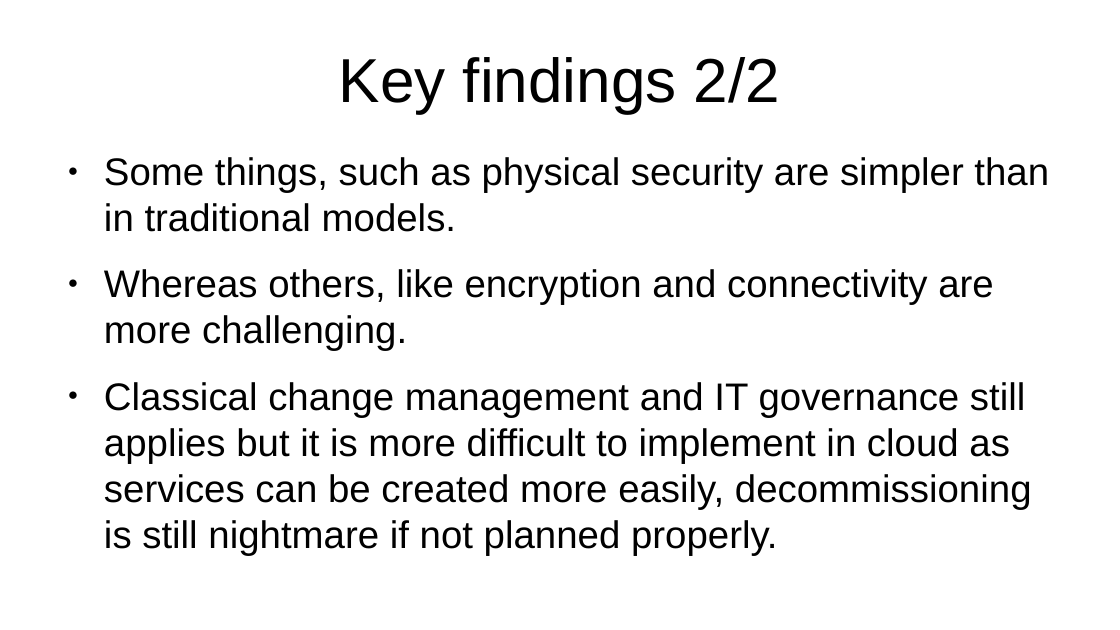
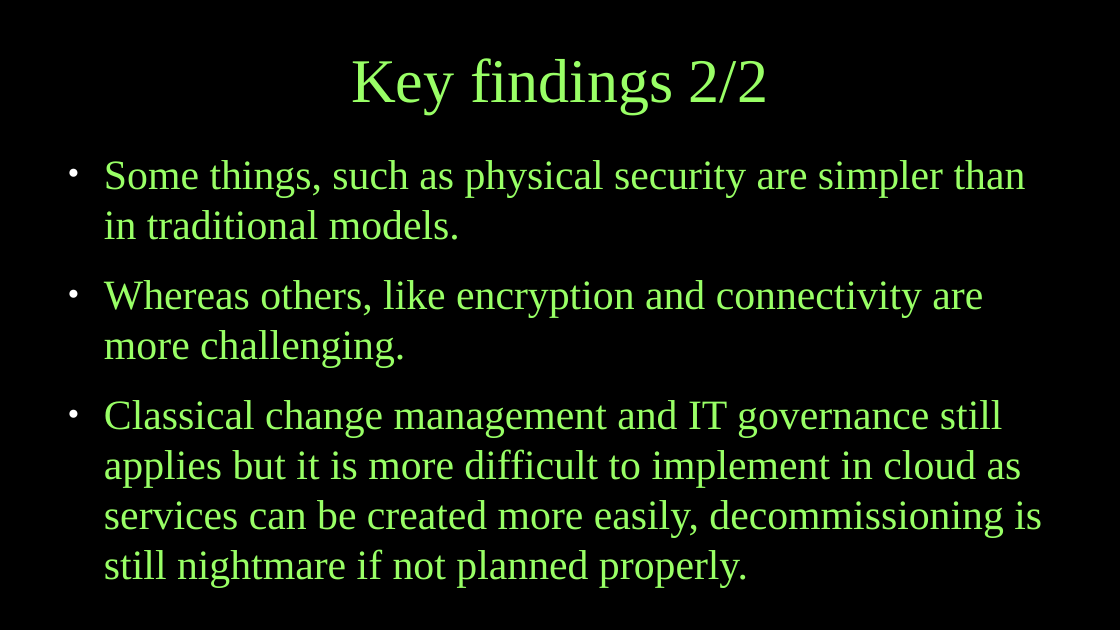
Before and after one commit to kissavideot/thesis, a slide deck: slide 7 of thesis_seminar.odp. Drawn at 1120x630 pixels with LibreOffice and Linux fonts; fonts in the diff are those of the drawing. Boxes give left, top, right and bottom in pixels: in the first picture for what was removed or moved away, otherwise in the second. Text is boxed around its words. In the diff, an @@ line names an element or a change of style, - is before the commit and + after.

```diff
--- a/thesis_seminar.odp
+++ b/thesis_seminar.odp
@@ background #FFFFFF to #000000 @@
@@ title "Key findings 2/2" at [351,58,768,114]: font Arial to Times New Roman, text colour #000000 to #99FF66 @@
@@ text "Some things, such as physical ..." at [104,160,1042,588]: size 27.2 to 29.6 pt, font Arial to Times New Roman, text colour #000000 to #99FF66; bullet colour #000000 to #FFFFFF @@
```
Also in this commit, not shown: 7 other slides changed.
